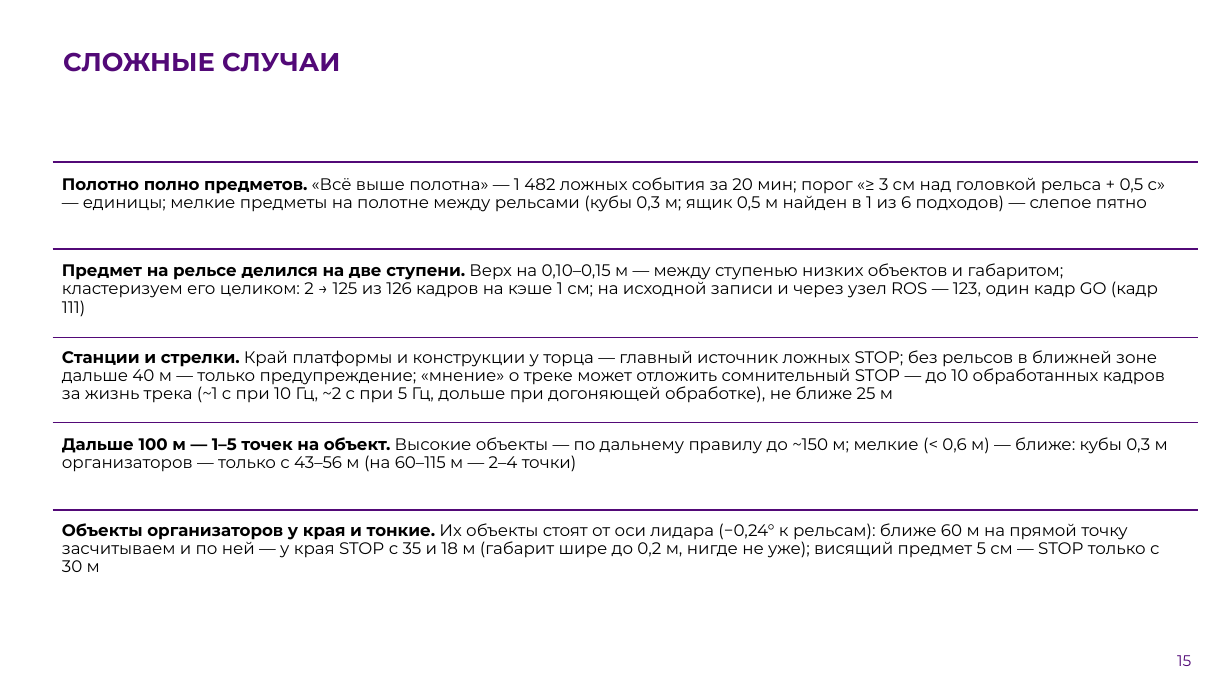
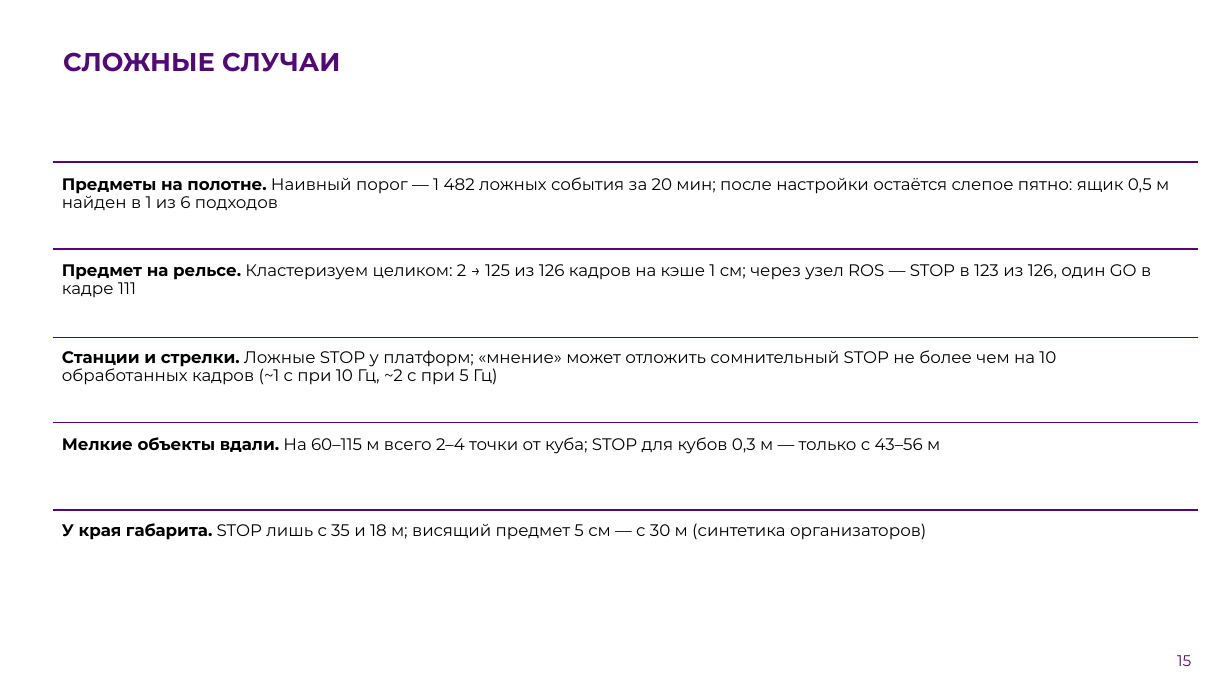
Before and after one commit to pmixay/ReSense, a slide deck: slide 15 of docs/presentation/ReSense_LCT2026.pptx. Drawn at 1232x693 pixels with LibreOffice and Linux fonts; fonts in the diff are those of the drawing; background and template pictures are left out. Boxes give left, top, right and bottom in pixels: in the first picture for what was removed or moved away, otherwise in the second. Text is boxed around its words. In the diff, an @@ line names an element or a change of style, - is before the commit and + after.

```diff
--- a/docs/presentation/ReSense_LCT2026.pptx
+++ b/docs/presentation/ReSense_LCT2026.pptx
@@ text at (62, 177, 1169, 210): text changed @@
-Полотно полно предметов. «Всё выше полотна» — 1 482 ложных события за 20 мин; порог «≥ 3 см над головкой рельса + 0,5 с» — единицы; мелкие предметы на полотне между рельсами (кубы 0,3 м; ящик 0,5 м найден в 1 из 6 подходов) — слепое пятно
+Предметы на полотне. Наивный порог — 1 482 ложных события за 20 мин; после настройки остаётся слепое пятно: ящик 0,5 м найден в 1 из 6 подходов
@@ text at (62, 264, 1151, 297): text changed @@
-Предмет на рельсе делился на две ступени. Верх на 0,10–0,15 м — между ступенью низких объектов и габаритом; кластеризуем его целиком: 2 → 125 из 126 кадров на кэше 1 см; на исходной записи и через узел ROS — 123, один кадр GO (кадр 111)
+Предмет на рельсе. Кластеризуем целиком: 2 → 125 из 126 кадров на кэше 1 см; через узел ROS — STOP в 123 из 126, один GO в кадре 111
@@ text at (62, 350, 1056, 385): text changed @@
-Станции и стрелки. Край платформы и конструкции у торца — главный источник ложных STOP; без рельсов в ближней зоне дальше 40 м — только предупреждение; «мнение» о треке может отложить сомнительный STOP — до 10 обработанных кадров за жизнь трека (~1 с при 10 Гц, ~2 с при 5 Гц, дольше при догоняющей обработке), не ближе 25 м
+Станции и стрелки. Ложные STOP у платформ; «мнение» может отложить сомнительный STOP не более чем на 10 обработанных кадров (~1 с при 10 Гц, ~2 с при 5 Гц)
@@ text at (62, 437, 940, 454): text changed @@
-Дальше 100 м — 1–5 точек на объект. Высокие объекты — по дальнему правилу до ~150 м; мелкие (< 0,6 м) — ближе: кубы 0,3 м организаторов — только с 43–56 м (на 60–115 м — 2–4 точки)
+Мелкие объекты вдали. На 60–115 м всего 2–4 точки от куба; STOP для кубов 0,3 м — только с 43–56 м
@@ text at (62, 523, 926, 540): text changed @@
-Объекты организаторов у края и тонкие. Их объекты стоят от оси лидара (−0,24° к рельсам): ближе 60 м на прямой точку засчитываем и по ней — у края STOP с 35 и 18 м (габарит шире до 0,2 м, нигде не уже); висящий предмет 5 см — STOP только с 30 м
+У края габарита. STOP лишь с 35 и 18 м; висящий предмет 5 см — с 30 м (синтетика организаторов)
```
Also in this commit, not shown: 1 other slide changed, 8 other files.
